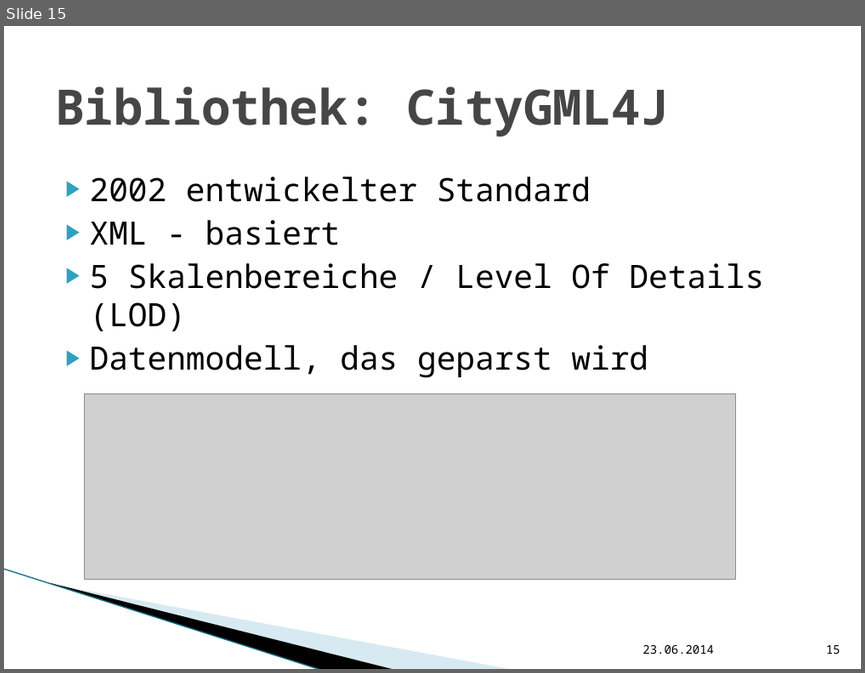
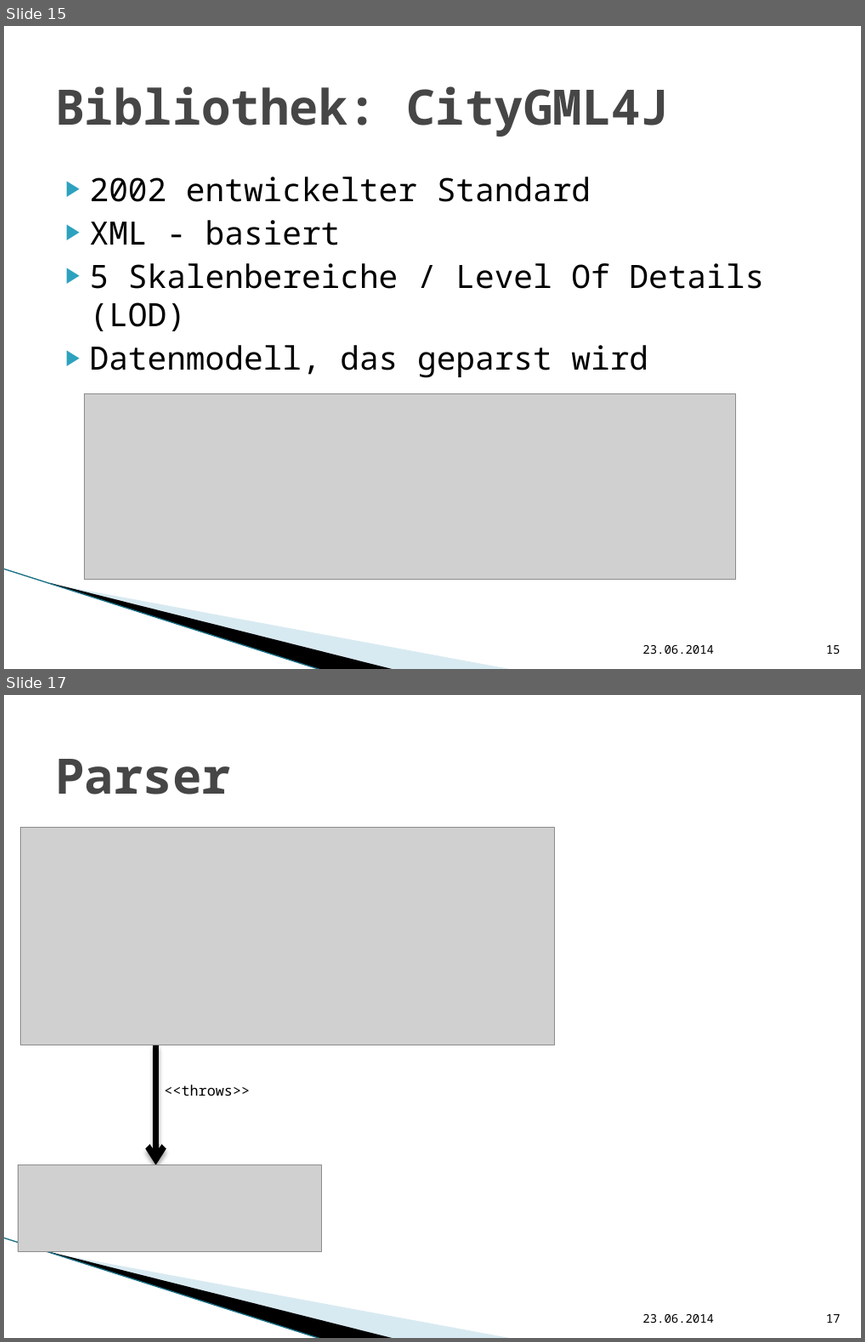
Before and after one commit to hft-swp/stuff, a slide deck: doku/präsentation nicht komplett/vCity-Präsentation.pptx. Shown one above the other, each under a label of ours: slide 15 before the commit, slides 15 and 17 after it; the slides between them are not shown. The pictures are 865x673 and 865x1342 pixels, drawn with LibreOffice and Linux fonts; fonts in the diff are those of the drawing; grey boxes stand for pictures; background and template pictures are left out. Boxes give left, top, right and bottom in pixels: in the first picture for what was removed or moved away, otherwise in the second. Text is boxed around its words. In the diff, an @@ line names an element or a change of style, - is before the commit and + after.

Commit message:
Mein Teil hinzugefügt
Parser-Klassen & Interfaces
wird noch vervollständigt

```diff
--- a/doku/präsentation nicht komplett/vCity-Präsentation.pptx
+++ b/doku/präsentation nicht komplett/vCity-Präsentation.pptx
@@ slide 17 added at (x1=4, y1=695, x2=861, y2=1338), background #FFFFFF; not listed: 3 template elements that a slide beside it also shows @@
@@ title added at (x1=55, y1=759, x2=231, y2=794), 41 pt, text #464646, bold @@
+Parser
@@ picture added at (x1=21, y1=828, x2=555, y2=1045) @@
@@ arrow added from (155, 1044) to (155, 1164), #000000 5 pt @@
@@ text added at (x1=164, y1=1084, x2=250, y2=1095), 12 pt, text #000000 @@
+<<throws>>
@@ picture added at (x1=18, y1=1164, x2=322, y2=1251) @@
@@ text added at (x1=642, y1=1314, x2=714, y2=1322), 10 pt, text #000000 @@
+23.06.2014
@@ page number added at (x1=826, y1=1314, x2=840, y2=1322), 10 pt, text #000000 @@
+17
```
Also in this commit, not shown: 1 slide changed, 4 other slides added.
